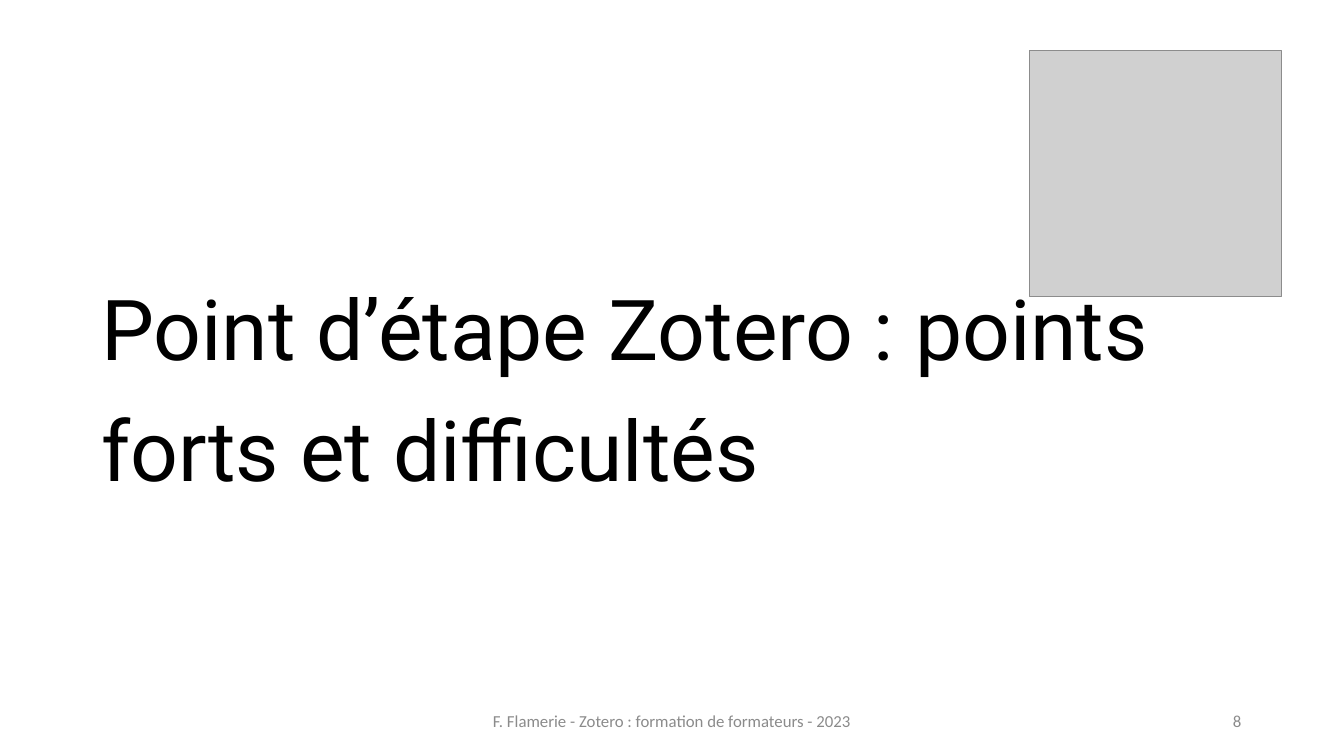
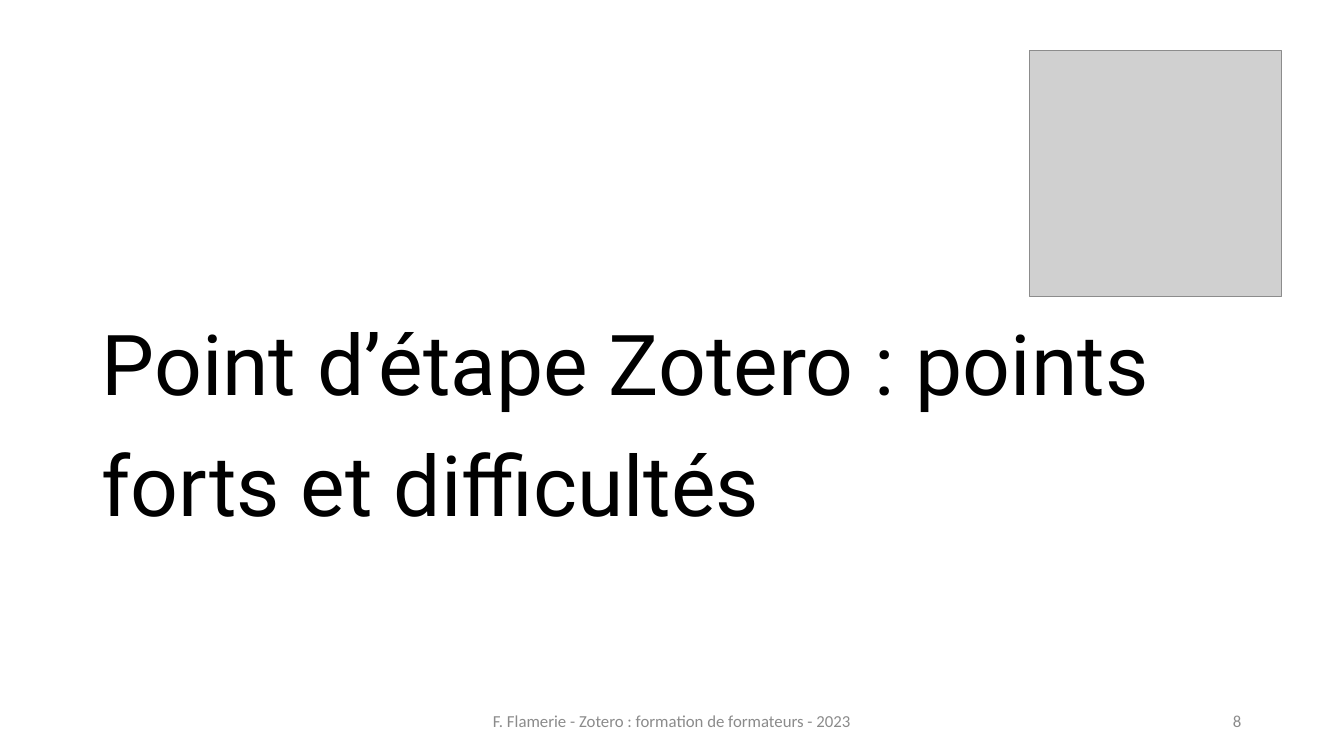
Before and after one commit to fflamerie/zotero_formateurs, a slide deck: slide 8 of docs/zotero_formateurs.pptx. Drawn at 1344x756 pixels with LibreOffice and Linux fonts; fonts in the diff are those of the drawing; grey boxes stand for pictures. Boxes give left, top, right and bottom in pixels: in the first picture for what was removed or moved away, otherwise in the second. Text is boxed around its words. In the diff, an @@ line names an element or a change of style, - is before the commit and + after.

```diff
--- a/docs/zotero_formateurs.pptx
+++ b/docs/zotero_formateurs.pptx
@@ title "Point d’étape Zotero : points ..." rewrapped from bbox=[101, 283, 1148, 482] to bbox=[102, 332, 1149, 517] @@
```
Also in this commit, not shown: 5 other slides changed, 1 other file.
